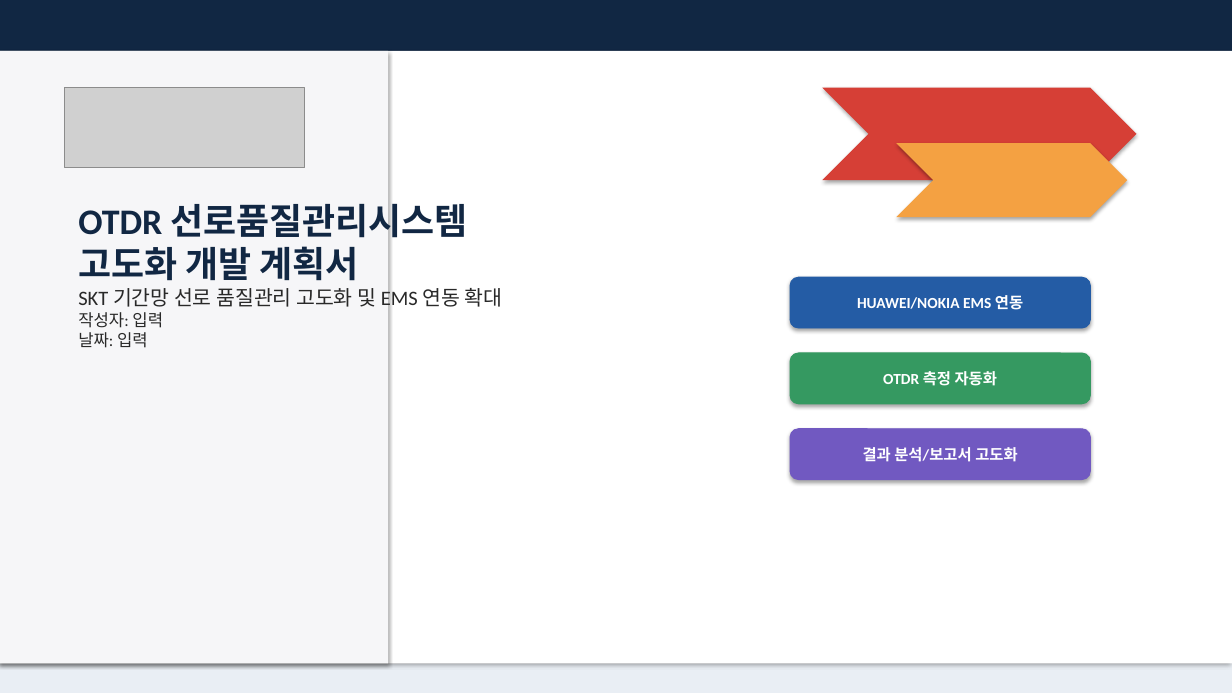
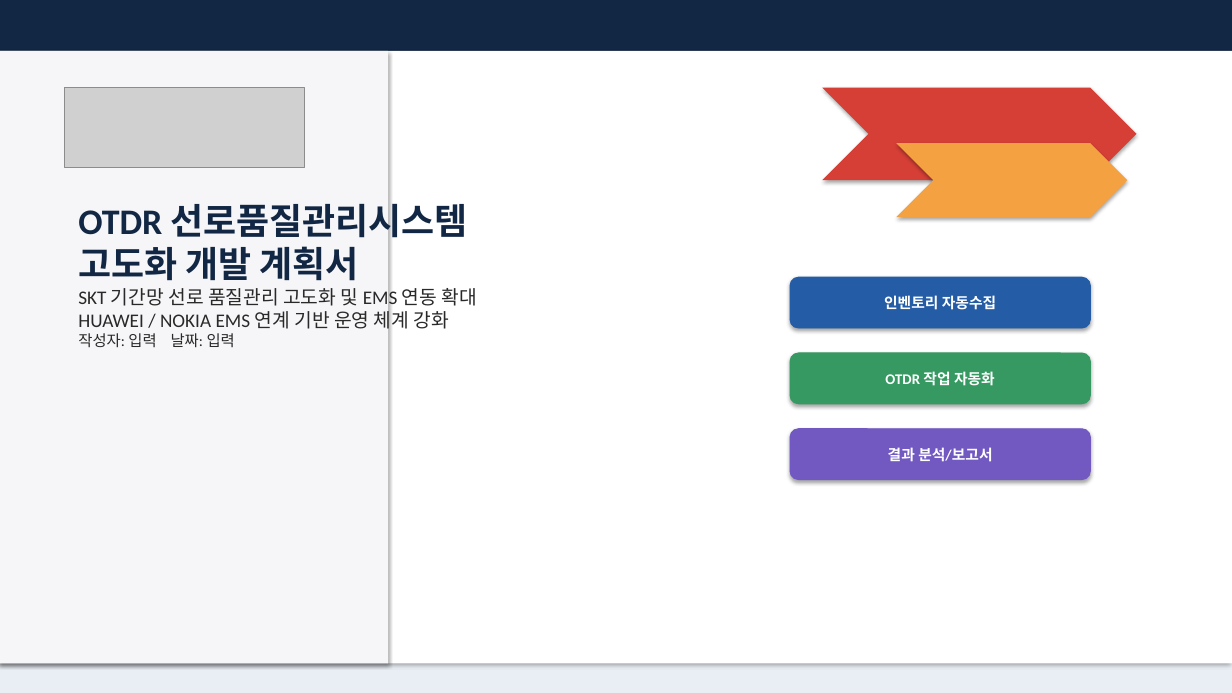
Before and after one commit to gmncreat/project-plan, a slide deck: slide 1 of output/SKT_OTDR_선로품질관리시스템_고도화_개발계획서_최종.pptx. Drawn at 1232x693 pixels with LibreOffice and Linux fonts; fonts in the diff are those of the drawing; grey boxes stand for pictures. Boxes give left, top, right and bottom in pixels: in the first picture for what was removed or moved away, otherwise in the second. Text is boxed around its words. In the diff, an @@ line names an element or a change of style, - is before the commit and + after.

Commit message:
docs: further refine OTDR project plan PPT

```diff
--- a/output/SKT_OTDR_선로품질관리시스템_고도화_개발계획서_최종.pptx
+++ b/output/SKT_OTDR_선로품질관리시스템_고도화_개발계획서_최종.pptx
@@ text at box(78, 288, 477, 309): size 16 to 15 pt in "SKT 기간망 선로 품질관리 고도화 및 EMS ..." @@
@@ text in rounded rectangle at box(884, 295, 996, 310): text changed; size 12 to 11.5 pt @@
-HUAWEI/NOKIA EMS 연동
+인벤토리 자동수집
@@ text at box(78, 307, 449, 348): text changed; size 13 to 15 pt @@
-작성자: 입력
-날짜: 입력
+HUAWEI / NOKIA EMS 연계 기반 운영 체계 강화
+작성자: 입력 날짜: 입력
@@ text in rounded rectangle at box(885, 371, 995, 386): text changed; size 12 to 11.5 pt @@
-OTDR 측정 자동화
+OTDR 작업 자동화
@@ text in rounded rectangle at box(888, 447, 992, 462): text changed; size 12 to 11.5 pt @@
-결과 분석/보고서 고도화
+결과 분석/보고서
```
Also in this commit, not shown: 10 other slides changed.
